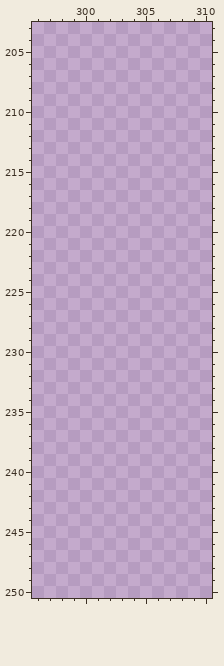
Edited in one commit: pixel-art file (Sprites/Tiles/Main-Tileset.aseprite). Above: the version before the commit.
512x512 pixels, 1 frame. Colours within 5 levels of each other are drawn and written as one. Shown: x 296..310, y 203..250. The commit also changed other parts of the picture, which this record leaves out.
New version:
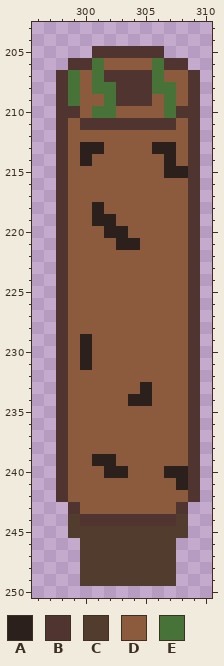
Palette (. is transparent): A #2c201d  B #4f342f  C #523c2e  D #8c5b3e  E #477238
The exact change:
y 205: x 301..306 ...... -> BBBBBB
y 206: x 299..308 .......... -> BBEDDDDEBB
y 207: x 298..309 ............ -> BEDEBBBBEDDB
y 208: x 298..309 ............ -> BEDEEBBBEEDB
y 209: x 298..309 ............ -> BEDDEBBBDEDB
y 210: x 298..309 ............ -> BBDEEDDDDEBB
y 211: x 298..309 ............ -> BDBBBBBBBBDB
y 212: x 298..309 ............ -> BDDDDDDDDDDB
y 213: x 298..309 ............ -> BDAADDDDAADB
y 214: x 298..309 ............ -> BDADDDDDDADB
y 215: x 298..309 ............ -> BDDDDDDDDAAB
y 216..217: x 298..309 ............ -> BDDDDDDDDDDB
y 218: x 298..309 ............ -> BDDADDDDDDDB
y 219: x 298..309 ............ -> BDDAADDDDDDB
y 220: x 298..309 ............ -> BDDDAADDDDDB
y 221: x 298..309 ............ -> BDDDDAADDDDB
y 222..228: x 298..309 ............ -> BDDDDDDDDDDB
y 229..231: x 298..309 ............ -> BDADDDDDDDDB
y 232: x 298..309 ............ -> BDDDDDDDDDDB
y 233: x 298..309 ............ -> BDDDDDDADDDB
y 234: x 298..309 ............ -> BDDDDDAADDDB
y 235..238: x 298..309 ............ -> BDDDDDDDDDDB
y 239: x 298..309 ............ -> BDDAADDDDDDB
y 240: x 298..309 ............ -> BDDDAADDDAAB
y 241: x 298..309 ............ -> BDDDDDDDDDAB
y 242: x 298..309 ............ -> BDDDDDDDDDDB
y 243: x 299..308 .......... -> BDDDDDDDDB
y 244: x 299..308 .......... -> CBBBBBBBBC
y 245: x 299..308 .......... -> CCCCCCCCCC
y 246..249: x 300..307 ........ -> CCCCCCCC
Boxes around the changes in both pictures, in picture pixels (x1, y1, x2, y2):
added: (56, 46, 200, 586)
